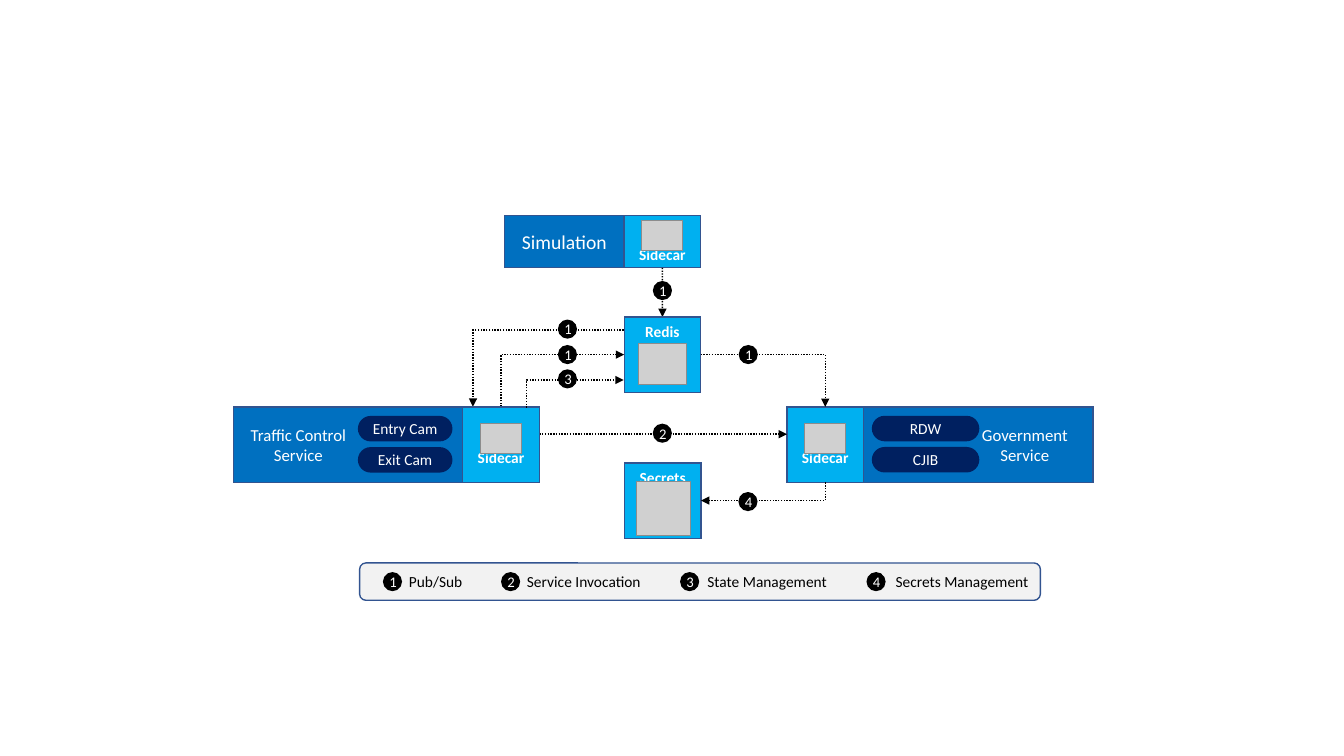
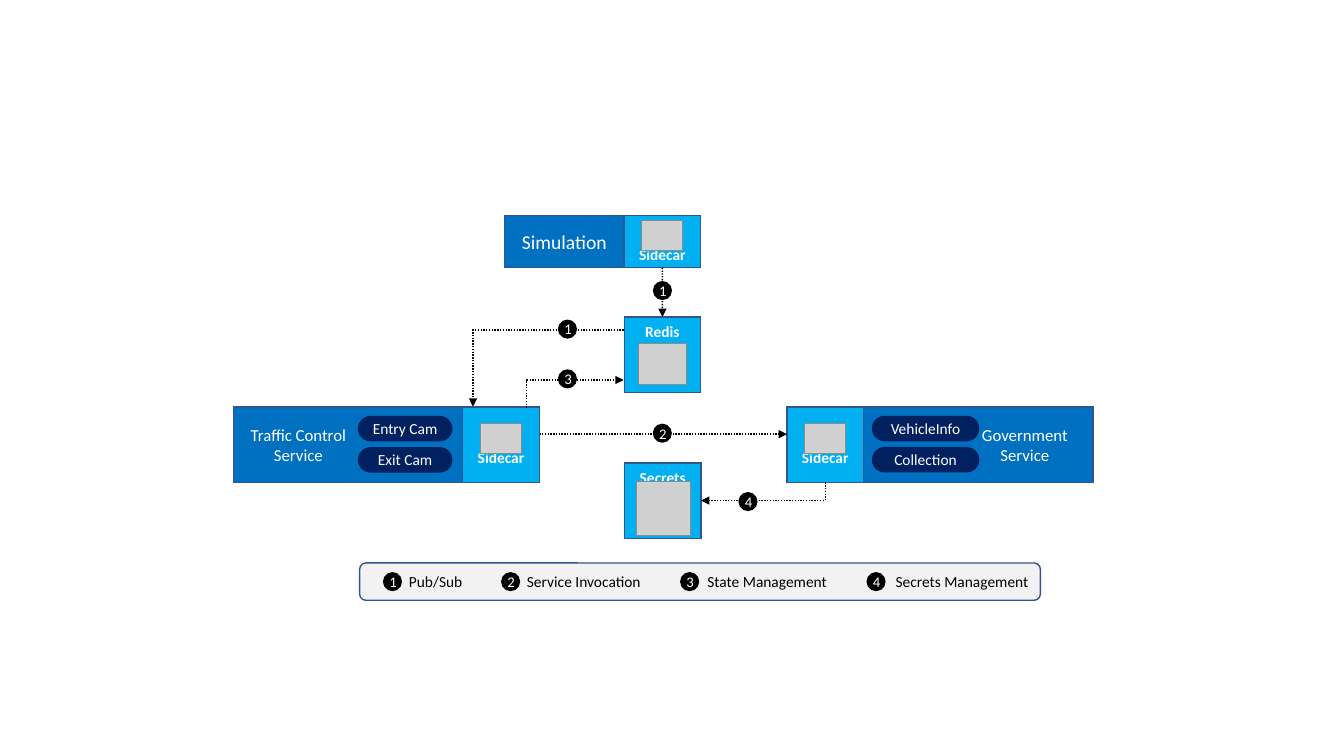
Before and after one commit to EdwinVW/dapr-traffic-control, a slide deck: slide 3 of Figures.pptx. Drawn at 1344x756 pixels with LibreOffice and Linux fonts; fonts in the diff are those of the drawing; grey boxes stand for pictures. Boxes give left, top, right and bottom in pixels: in the first picture for what was removed or moved away, otherwise in the second. Text is boxed around its words. In the diff, an @@ line names an element or a change of style, - is before the commit and + after.

```diff
--- a/Figures.pptx
+++ b/Figures.pptx
@@ elbow arrow removed from (501, 407) to (624, 355) @@
@@ ellipse removed at bbox=[558, 345, 577, 364] @@
-1
@@ elbow arrow removed from (701, 355) to (826, 407) @@
@@ ellipse removed at bbox=[739, 345, 758, 364] @@
-1
@@ text in rounded rectangle at bbox=[891, 423, 960, 434]: text changed @@
-RDW
+VehicleInfo
@@ text in rounded rectangle at bbox=[894, 454, 956, 465]: text changed @@
-CJIB
+Collection
```
Also in this commit, not shown: 3 other slides changed, 14 other files.
